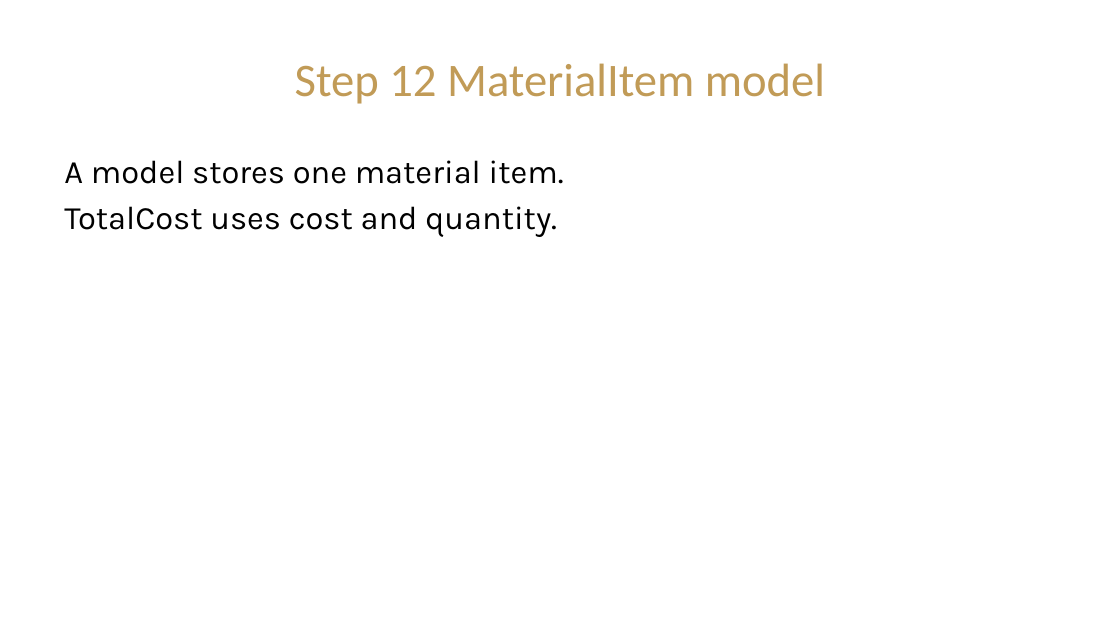
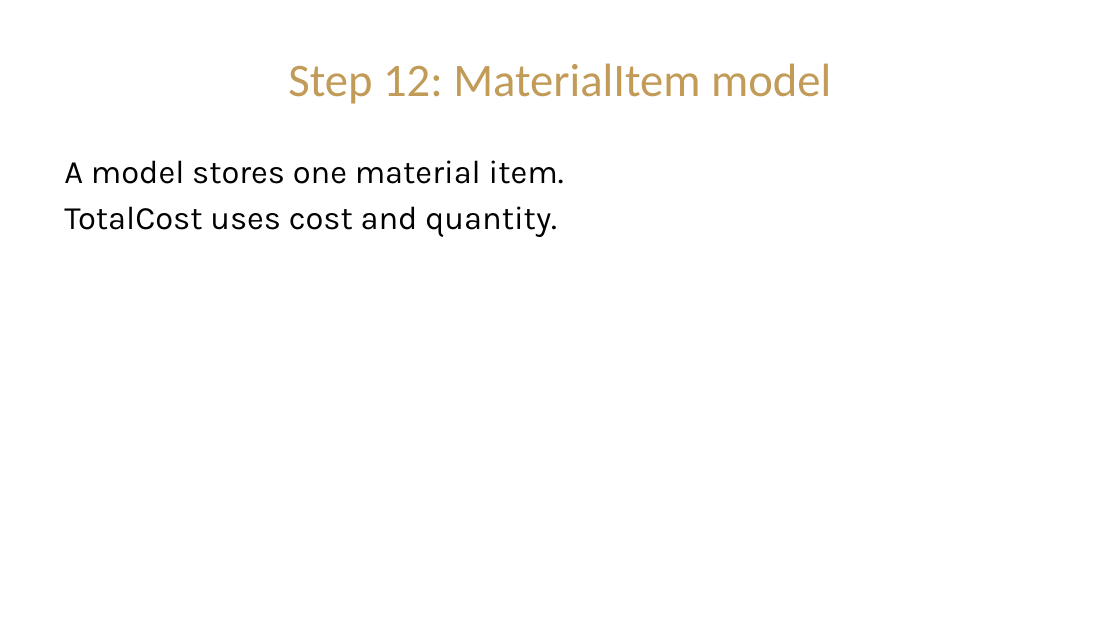
Before and after one commit to CIST-2220-Fall-2026/ProjectCostEstimator-RJG, a slide deck: slide 9 of Presentations/Module_1_Build_the_IoT_Estimator_Presentation.pptx (slide 7 before the commit). Drawn at 1120x630 pixels with LibreOffice and Linux fonts; fonts in the diff are those of the drawing; background and template pictures are left out. Boxes give left, top, right and bottom in pixels: in the first picture for what was removed or moved away, otherwise in the second. Text is boxed around its words. In the diff, an @@ line names an element or a change of style, - is before the commit and + after.

```diff
--- a/Presentations/Module_1_Build_the_IoT_Estimator_Presentation.pptx
+++ b/Presentations/Module_1_Build_the_IoT_Estimator_Presentation.pptx
@@ title at box(288, 63, 831, 104): text changed @@
-Step 12 MaterialItem model
+Step 12: MaterialItem model
```
Also in this commit, not shown: 12 other slides changed, 4 slides added, 1 slide removed, 11 other files.
